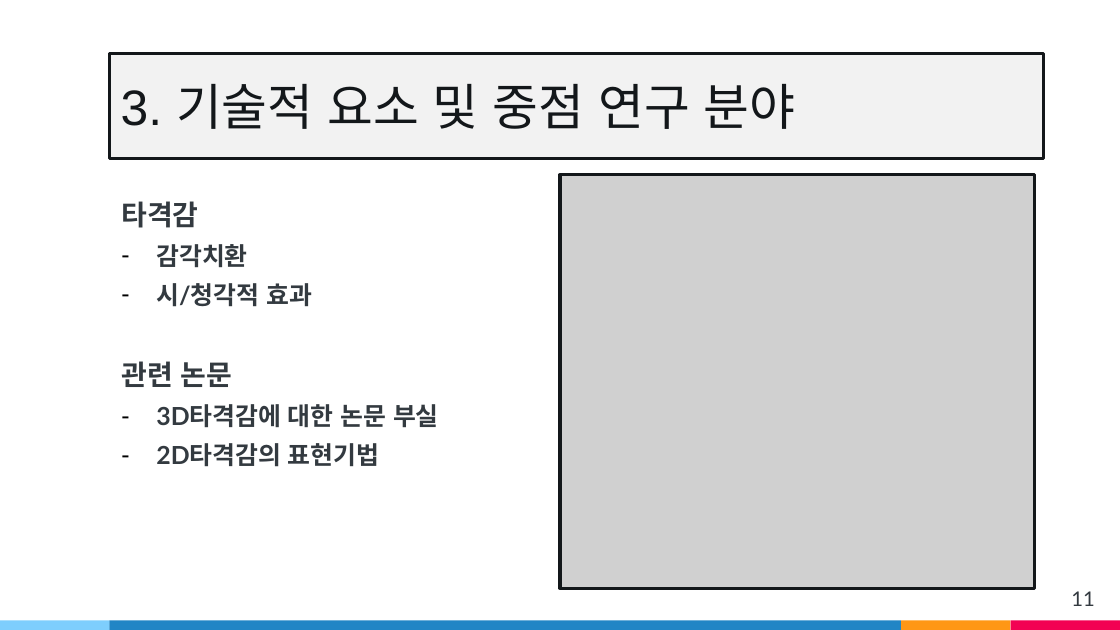
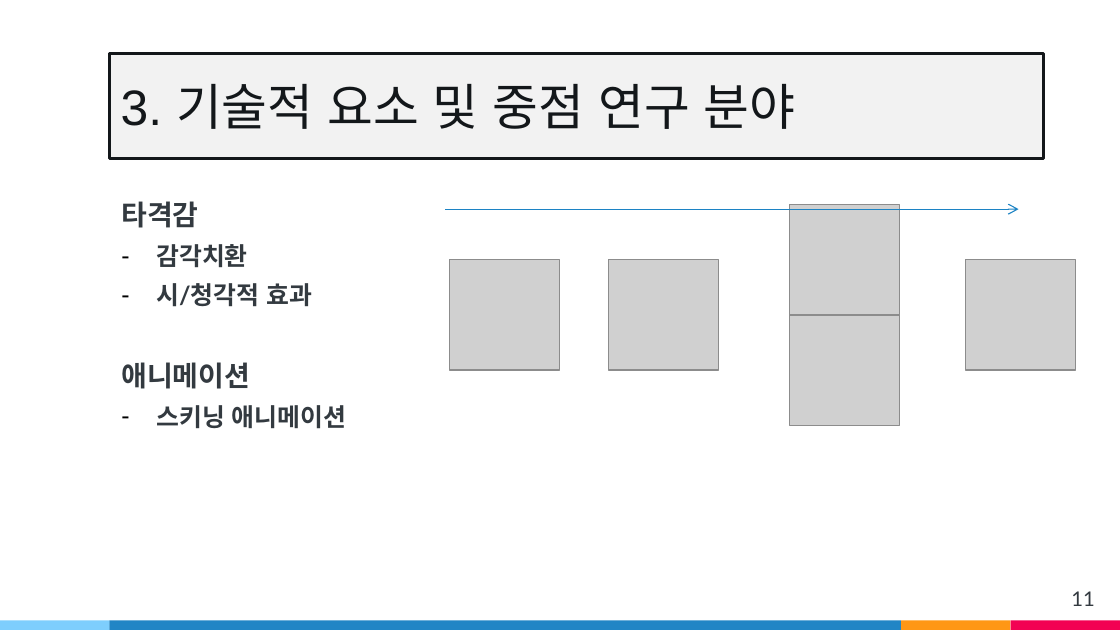
Before and after one commit to wsj2681/Anger_Control_Disoder, a slide deck: slide 11 of v11.pptx. Drawn at 1120x630 pixels with LibreOffice and Linux fonts; fonts in the diff are those of the drawing; grey boxes stand for pictures. Boxes give left, top, right and bottom in pixels: in the first picture for what was removed or moved away, otherwise in the second. Text is boxed around its words. In the diff, an @@ line names an element or a change of style, - is before the commit and + after.

```diff
--- a/v11.pptx
+++ b/v11.pptx
@@ picture removed at bbox=[560, 175, 1035, 588] @@
@@ arrow added from (446, 209) to (1018, 209), #1C83C5 0.75 pt @@
@@ picture added at bbox=[790, 205, 899, 315] @@
@@ picture added at bbox=[450, 260, 560, 370] @@
@@ picture added at bbox=[608, 260, 718, 370] @@
@@ picture added at bbox=[965, 260, 1075, 370] @@
@@ picture added at bbox=[790, 315, 899, 424] @@
@@ text at bbox=[121, 362, 346, 429]: text changed @@
-관련 논문
-– 3D타격감에 대한 논문 부실
-– 2D타격감의 표현기법
+애니메이션
+– 스키닝 애니메이션
```
Also in this commit, not shown: 5 other slides changed.
